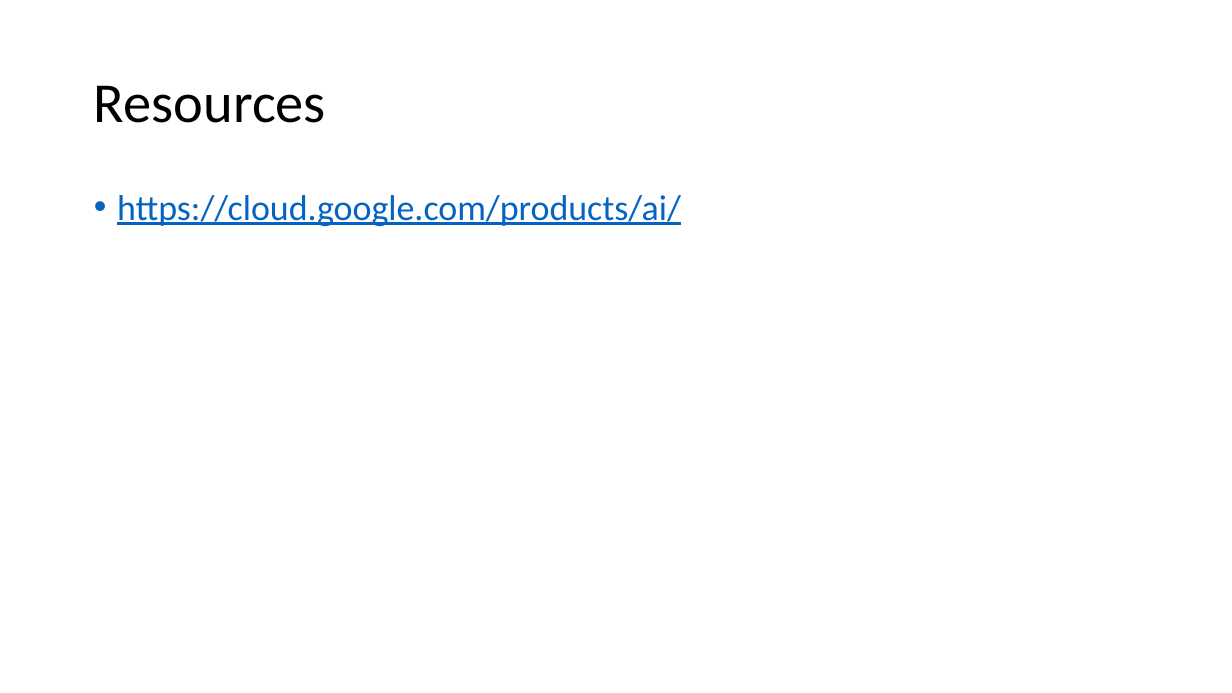
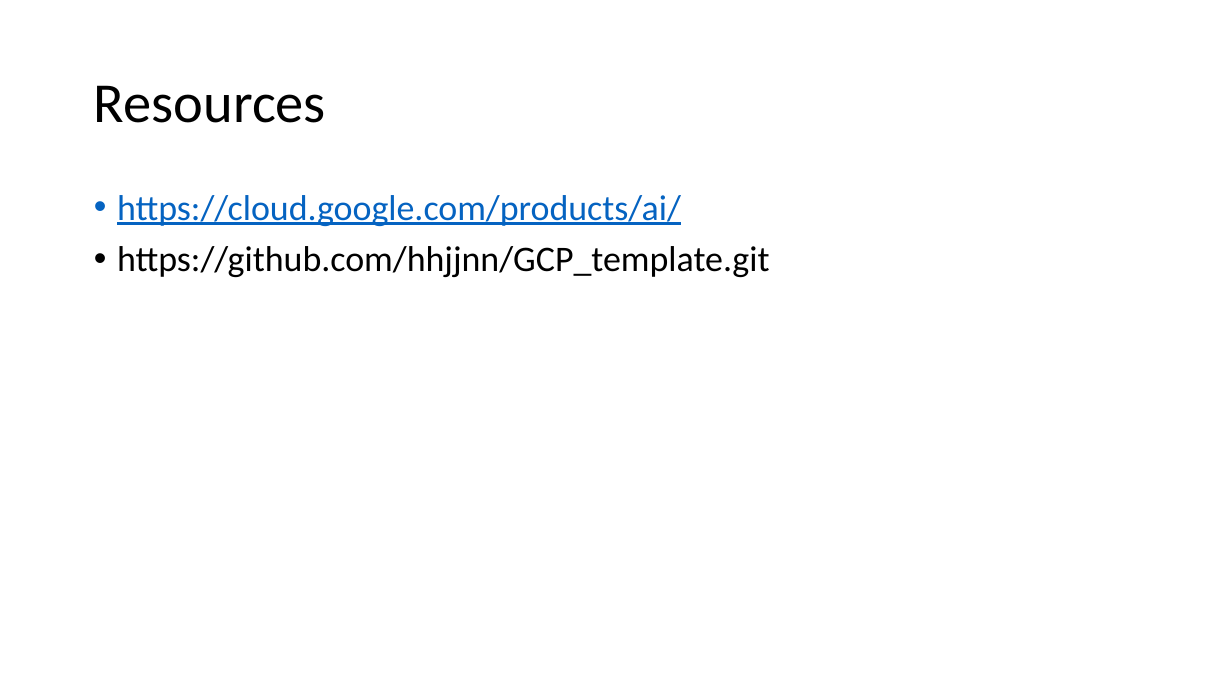
Before and after one commit to questionstorer/GCP_template, a slide deck: slide 20 of GCP Machine Learning.pptx. Drawn at 1232x693 pixels with LibreOffice and Linux fonts; fonts in the diff are those of the drawing. Boxes give left, top, right and bottom in pixels: in the first picture for what was removed or moved away, otherwise in the second. Text is boxed around its words. In the diff, an @@ line names an element or a change of style, - is before the commit and + after.

Commit message:
update demo prediction

```diff
--- a/GCP Machine Learning.pptx
+++ b/GCP Machine Learning.pptx
@@ text at (117,246,770,277): paragraph added @@
+• https://github.com/hhjjnn/GCP_template.git
```
